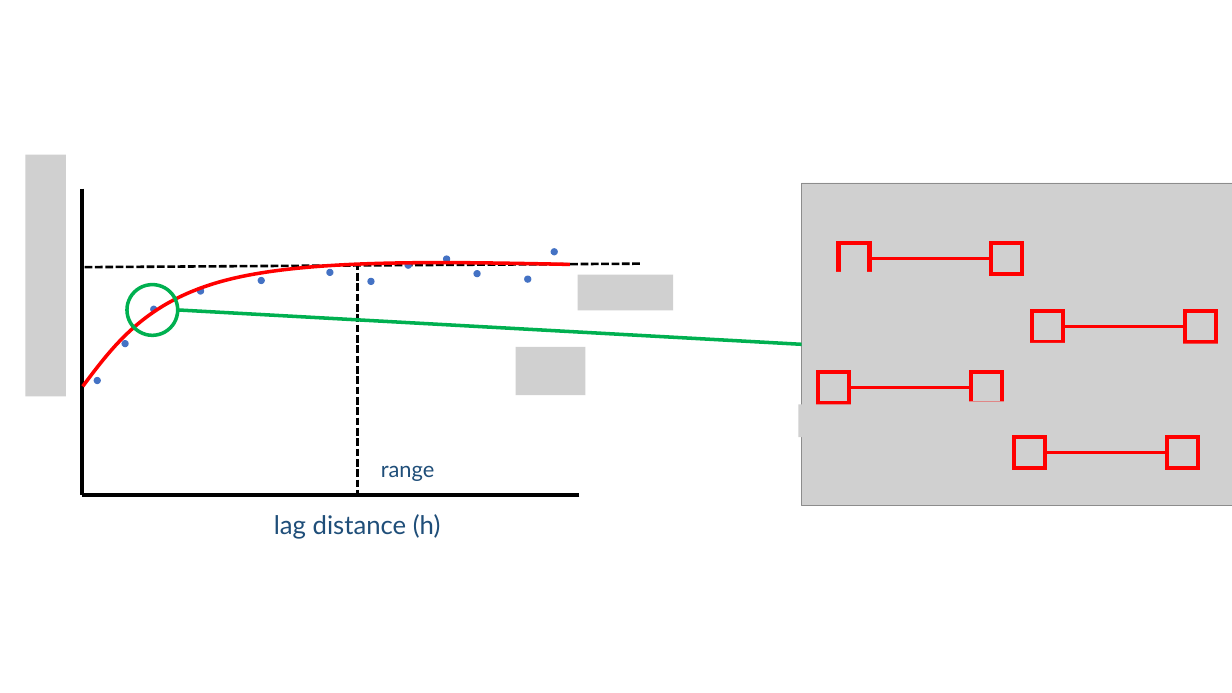
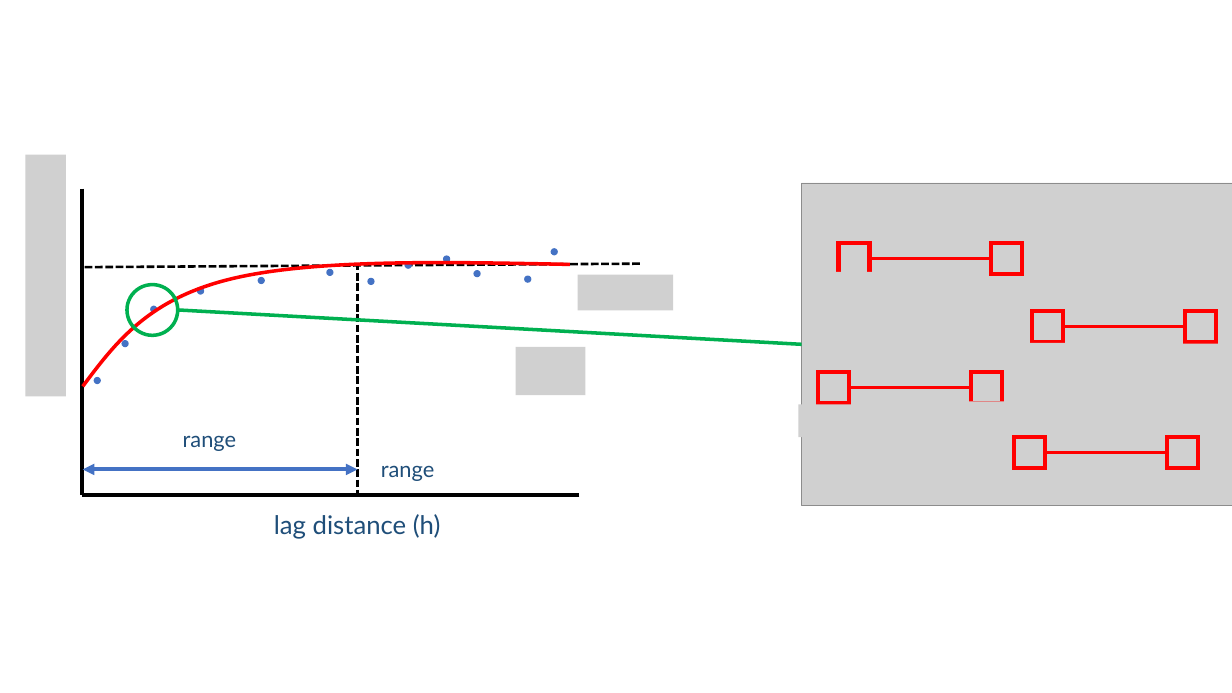
Before and after one commit to aegis4048/aegis4048.github.io-source, a slide deck: slide 3 of content/downloads/notebooks/spatial.pptx (slide 2 before the commit). Drawn at 1232x693 pixels with LibreOffice and Linux fonts; fonts in the diff are those of the drawing; grey boxes stand for pictures. Boxes give left, top, right and bottom in pixels: in the first picture for what was removed or moved away, otherwise in the second. Text is boxed around its words. In the diff, an @@ line names an element or a change of style, - is before the commit and + after.

```diff
--- a/content/downloads/notebooks/spatial.pptx
+++ b/content/downloads/notebooks/spatial.pptx
@@ text added at (183, 435, 237, 451), 17 pt, text #1F4E79 @@
+range
@@ double arrow added from (83, 470) to (358, 470), #4472C4 3 pt @@
```
Also in this commit, not shown: 3 other slides changed, 1 slide added, 8 other files.
